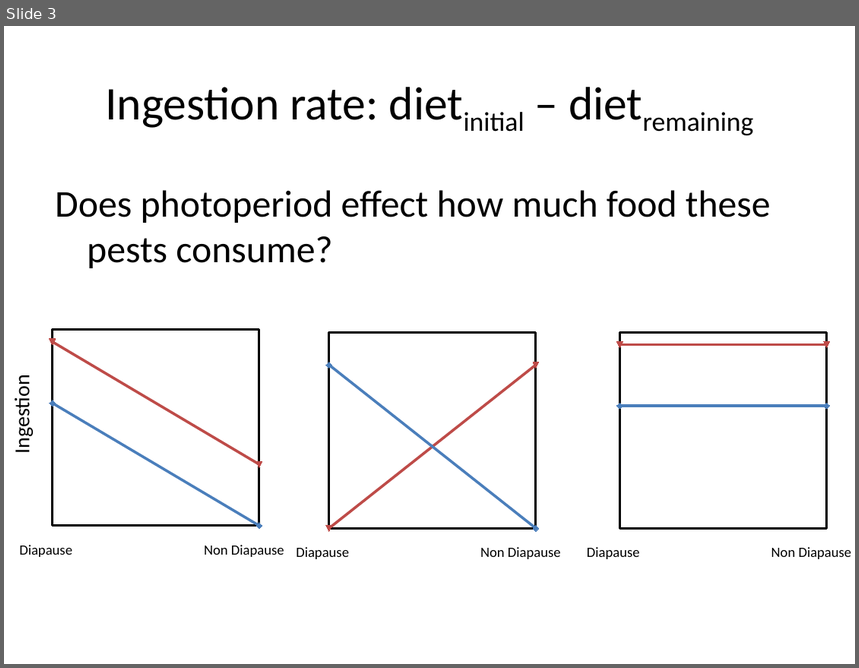
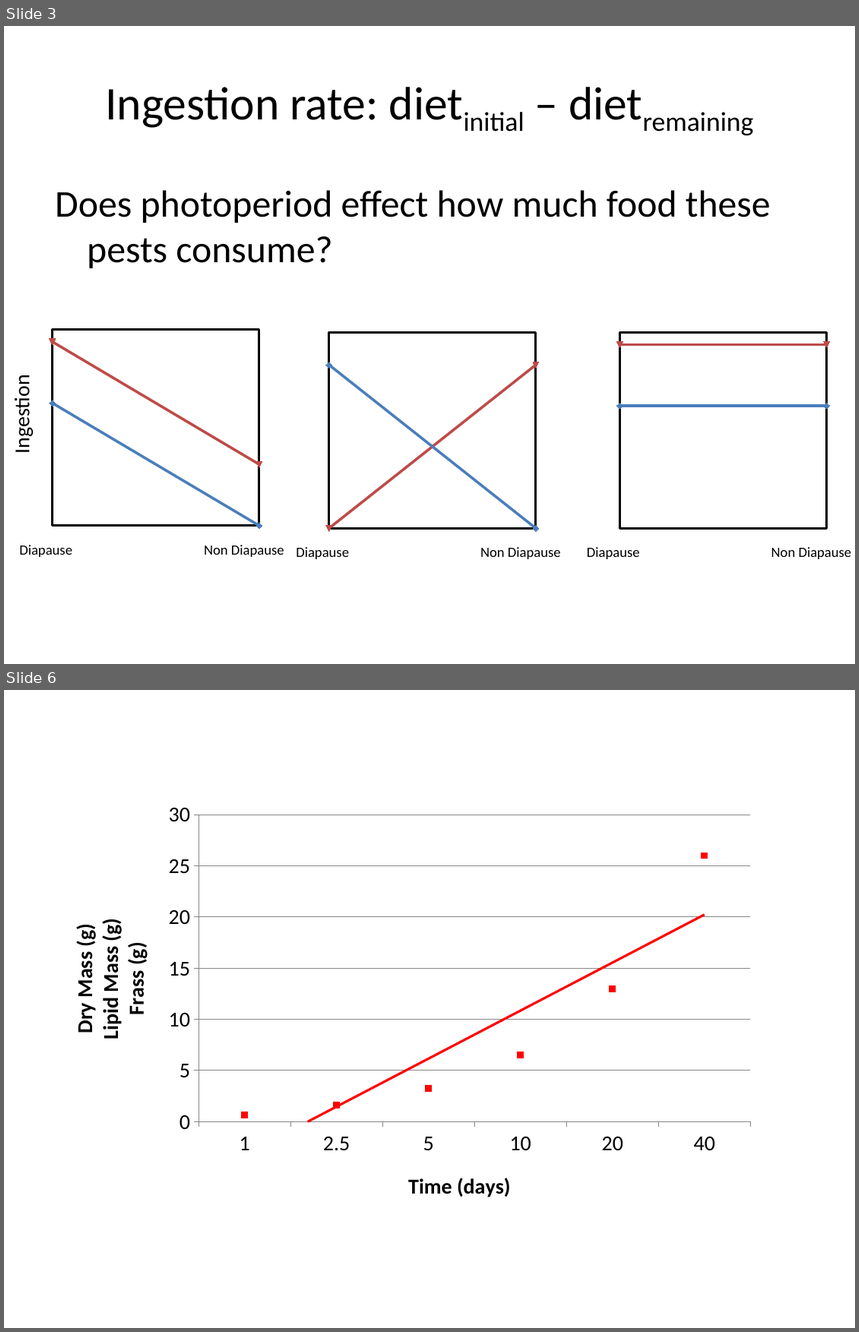
Before and after one commit to jamestbrown5/2018_Undergrad-Summer-Project, a slide deck: Documents/20180509_Undergrad Project_Nutrition and Wandering.pptx. Shown one above the other, each under a label of ours: slide 3 before the commit, slides 3 and 6 after it; the slides between them are not shown. The pictures are 859x668 and 859x1332 pixels, drawn with LibreOffice and Linux fonts; fonts in the diff are those of the drawing. Boxes give left, top, right and bottom in pixels: in the first picture for what was removed or moved away, otherwise in the second. Text is boxed around its words. In the diff, an @@ line names an element or a change of style, - is before the commit and + after.

```diff
--- a/Documents/20180509_Undergrad Project_Nutrition and Wandering.pptx
+++ b/Documents/20180509_Undergrad Project_Nutrition and Wandering.pptx
@@ slide 6 added at bbox=[4, 690, 855, 1328], background #FFFFFF @@
@@ line chart added at bbox=[47, 718, 813, 1278] @@
+categories: 1, 2.5, 5, 10, 20, 40
+Series 1: 0.7, 1.6, 3.2, 6.5, 13, 26
```
Also in this commit, not shown: 2 slides changed, 1 other file.
